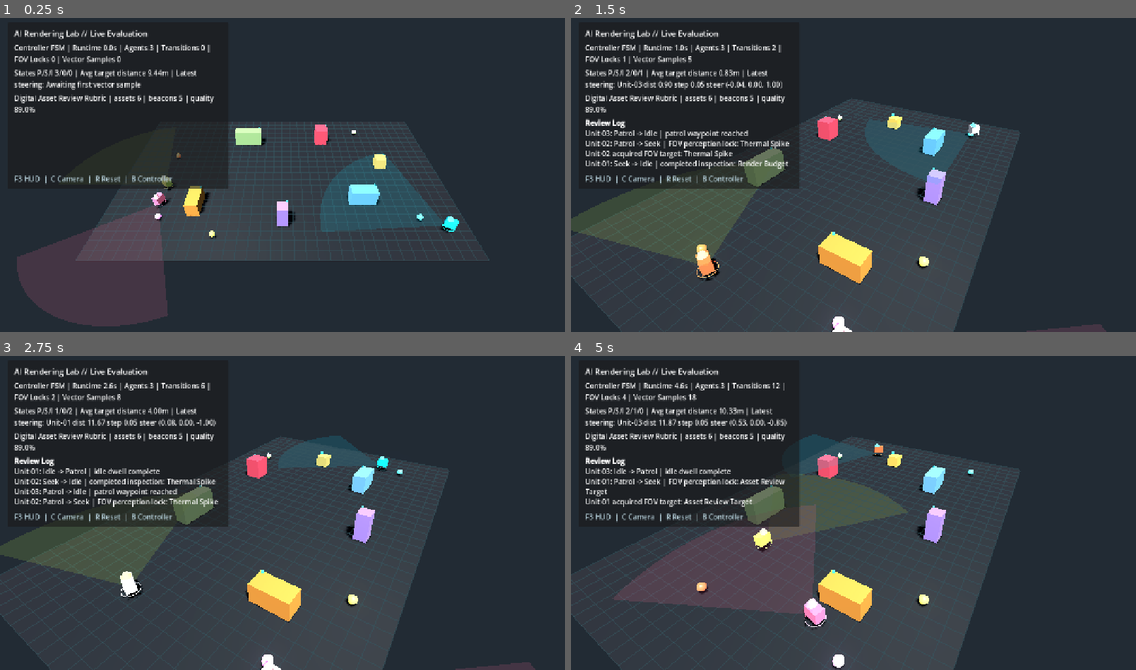
Above: before the commit, frames 1-4 (two rows, left to right).
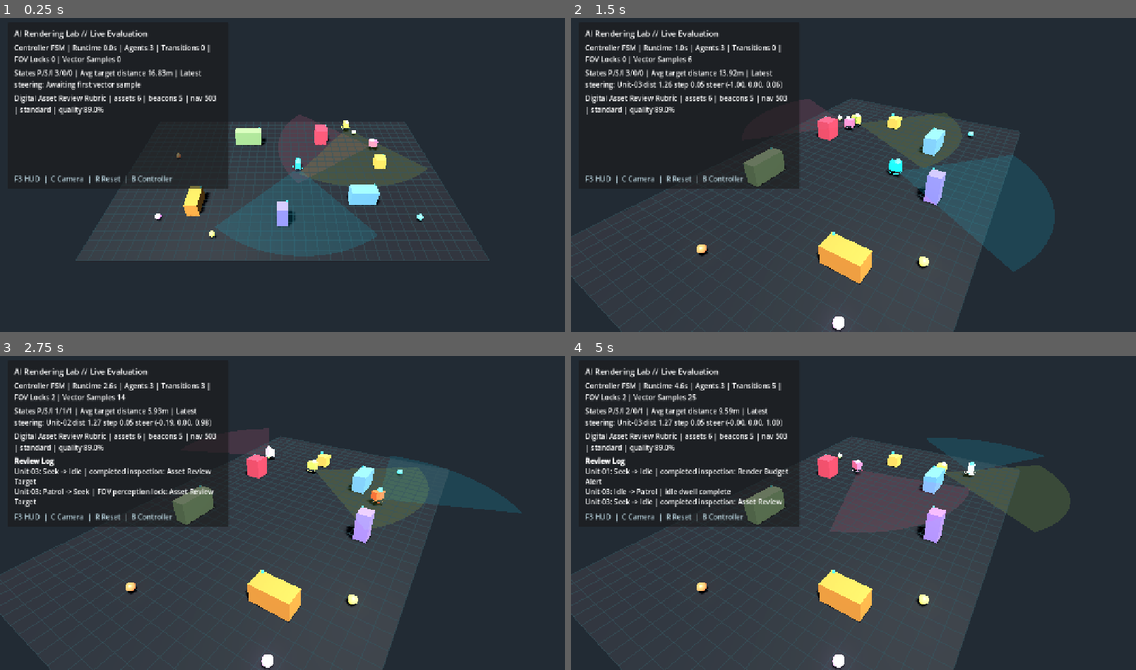
Above: after the commit, the same moments.

Repository: johnnyguy9/Godot-AI-Rendering-Lab
Game: Godot game, scene res://scenes/main.tscn
The game is run twice, just before and just after one commit, with the same random seed, the same clock (stepped at 60 frames per second) and the same inputs.
Inputs (mouse positions are in pixels of both pictures, inside the frame that each line leads up to):
- Up to frame 1 (0.25 s): no input
- Up to frame 2 (1.5 s): tap Enter at 0.5 s; move the mouse to (977, 156) at 0.52 s; hold C (cycle_camera) 0.53-1.25 s; click (977, 156) at 0.67 s; drag from (740, 187) to (825, 237) at 1.27 s
- Up to frame 3 (2.75 s): move the mouse to (339, 440) at 2.02 s; hold Shift from 2.03 s (still down); click (339, 440) at 2.17 s
- Up to frame 4 (5 s): release Shift at 2.75 s; drag from (825, 575) to (684, 462) at 2.77 s; move the mouse to (1023, 560) at 3.52 s; tap Ctrl at 3.6 s; click (1023, 560) at 3.67 s; drag from (684, 462) to (768, 431) at 4.27 s

The runs differ from the first frame. In frame 1, 15% of the frame differs, in the area x 2-82%, y 16-99%; in frame 2, 15%; in frame 3, 11%; in frame 4, 16%, in the area x 2-89%, y 8-88%.

Commit message:
feat: add procedural navmesh path planning

Diff:
--- a/scripts/autonomous_agent.gd
+++ b/scripts/autonomous_agent.gd
@@ -28,6 +28,10 @@
 var active_beacon: Dictionary = {}
 var controller_mode := ControllerMode.FSM
 var behavior_tree := AgentBT.new()
+var navigation_agent: NavigationAgent3D
+var navigation_path := PackedVector3Array()
+var navigation_path_index := 0
+var navigation_goal := Vector3.INF
 
 var patrol_speed := 3.0
 var seek_speed := 4.8
@@ -49,6 +53,7 @@
 	palette = p_palette
 	rng.seed = seed_value
 	_build_visuals()
+	_configure_navigation_agent()
 	global_position = environment.sample_navigable_point(rng, obstacle_clearance)
 	current_target = environment.sample_navigable_point(rng, obstacle_clearance)
 	idle_duration = _next_idle_duration()
@@ -147,7 +152,8 @@
 
 func _steer_toward(target: Vector3, speed: float, delta: float) -> Dictionary:
 	var origin := global_position
-	var target_delta := target - origin
+	var path_target := _navigation_follow_target(target)
+	var target_delta := path_target - origin
 	target_delta.y = 0.0
 	var distance := target_delta.length()
 	var desired := Vector3.ZERO
@@ -171,6 +177,7 @@
 	return {
 		"origin": origin,
 		"target": target,
+		"path_target": path_target,
 		"desired": desired,
 		"avoidance": avoidance,
 		"separation": separation,
@@ -182,6 +189,29 @@
 		"corrected": corrected,
 		"boundary_corrected": boundary_corrected,
 	}
+
+
+func _navigation_follow_target(target: Vector3) -> Vector3:
+	var goal_changed := navigation_goal == Vector3.INF or navigation_goal.distance_to(target) > 0.35
+	if goal_changed or navigation_path.is_empty():
+		navigation_goal = target
+		navigation_path = environment.get_navigation_path(global_position, target)
+		navigation_path_index = 0
+		if navigation_agent:
+			navigation_agent.target_position = target
+
+	while navigation_path_index < navigation_path.size() - 1 and global_position.distance_to(navigation_path[navigation_path_index]) < 0.58:
+		navigation_path_index += 1
+
+	var graph_target := target
+	if not navigation_path.is_empty():
+		graph_target = navigation_path[navigation_path_index]
+
+	if navigation_agent and is_inside_tree():
+		var engine_target := navigation_agent.get_next_path_position()
+		if environment.contains_point(engine_target) and environment.is_navigable(engine_target, 0.2):
+			return graph_target.lerp(engine_target, 0.18)
+	return graph_target
 
 
 func _obstacle_avoidance() -> Vector3:
@@ -349,6 +379,19 @@
 	_update_agent_material()
 
 
+func _configure_navigation_agent() -> void:
+	if navigation_agent != null:
+		return
+
+	navigation_agent = NavigationAgent3D.new()
+	navigation_agent.name = "PathPlanner"
+	navigation_agent.path_desired_distance = 0.55
+	navigation_agent.target_desired_distance = arrival_radius
+	navigation_agent.path_max_distance = 2.6
+	navigation_agent.radius = 0.38
+	add_child(navigation_agent)
+
+
 func _build_fov_mesh() -> ImmediateMesh:
 	var mesh := ImmediateMesh.new()
 	var half_angle := deg_to_rad(fov_degrees * 0.5)
--- a/scripts/debug_hud.gd
+++ b/scripts/debug_hud.gd
@@ -101,10 +101,13 @@
 	var rubric: Dictionary = review.get("rubric", {})
 	var rubric_name := str(rubric.get("name", "Asset Quality Rubric"))
 	var score: float = float(review.get("quality_score", 0.0)) * 100.0
-	asset_label.text = "%s | assets %d | beacons %d | quality %.1f%%" % [
+	var dense_label := "dense" if bool(review.get("dense_preset", false)) else "standard"
+	asset_label.text = "%s | assets %d | beacons %d | nav %d | %s | quality %.1f%%" % [
 		rubric_name,
 		review.get("asset_count", 0),
 		review.get("beacon_count", 0),
+		review.get("nav_cells", 0),
+		dense_label,
 		score,
 	]
 
--- a/scripts/simulation_environment.gd
+++ b/scripts/simulation_environment.gd
@@ -4,23 +4,47 @@
 const FLOOR_EXTENTS := Vector2(17.0, 11.0)
 const WALKABLE_MARGIN := 1.1
 const BEACON_HEIGHT := 0.34
+const NAV_CELL_SIZE := 1.0
 
 var bounds_min := Vector2(-FLOOR_EXTENTS.x + WALKABLE_MARGIN, -FLOOR_EXTENTS.y + WALKABLE_MARGIN)
 var bounds_max := Vector2(FLOOR_EXTENTS.x - WALKABLE_MARGIN, FLOOR_EXTENTS.y - WALKABLE_MARGIN)
 var obstacles: Array[Dictionary] = []
 var beacons: Array[Dictionary] = []
 var asset_quality_score := 0.0
+var dense_preset := false
+var navigation_region: NavigationRegion3D
+var navigation_mesh: NavigationMesh
+var navigation_graph := AStar3D.new()
+var navigation_point_ids: Array[int] = []
+var navigation_point_lookup: Dictionary = {}
 
 
 func _ready() -> void:
+	dense_preset = _has_cli_flag("--dense")
 	_build_floor()
 	_build_grid()
 	_build_digital_assets()
 	_build_sensor_beacons()
+	_bake_navigation_region()
 	asset_quality_score = _calculate_asset_quality_score()
+	if dense_preset:
+		print("[NAV] Dense preset enabled: navmesh contains %d walkable cells around %d assets." % [navigation_point_ids.size(), obstacles.size()])
 
 
 func sample_navigable_point(rng: RandomNumberGenerator, clearance: float = 0.75) -> Vector3:
+	if not navigation_point_ids.is_empty():
+		for graph_attempt in range(64):
+			var point_id: int = navigation_point_ids[rng.randi_range(0, navigation_point_ids.size() - 1)]
+			var graph_point := navigation_graph.get_point_position(point_id)
+			var jitter := Vector3(
+				rng.randf_range(-NAV_CELL_SIZE * 0.32, NAV_CELL_SIZE * 0.32),
+				0.0,
+				rng.randf_range(-NAV_CELL_SIZE * 0.32, NAV_CELL_SIZE * 0.32)
+			)
+			var candidate := Vector3(graph_point.x + jitter.x, BEACON_HEIGHT, graph_point.z + jitter.z)
+			if is_navigable(candidate, clearance):
+				return candidate
+
 	for attempt in range(128):
 		var candidate := Vector3(
 			rng.randf_range(bounds_min.x, bounds_max.x),
@@ -68,6 +92,8 @@
 		"beacon_count": beacons.size(),
 		"quality_score": asset_quality_score,
 		"rubric": _load_review_rubric(),
+		"nav_cells": navigation_point_ids.size(),
+		"dense_preset": dense_preset,
 	}
 
 
@@ -106,6 +132,123 @@
 func calculate_beacon_score(priority: float, distance: float, scan_radius: float, rng: RandomNumberGenerator) -> float:
 	var distance_weight := 1.0 - clampf(distance / scan_radius, 0.0, 1.0)
 	return priority + distance_weight + rng.randf_range(0.0, 0.12)
+
+
+func get_navigation_path(start: Vector3, target: Vector3) -> PackedVector3Array:
+	if navigation_point_ids.is_empty():
+		return PackedVector3Array([clamp_to_bounds(target)])
+
+	var start_id := _nearest_navigation_point_id(start)
+	var target_id := _nearest_navigation_point_id(target)
+	if start_id == -1 or target_id == -1:
+		return PackedVector3Array([clamp_to_bounds(target)])
+
+	var point_ids := navigation_graph.get_id_path(start_id, target_id)
+	var path := PackedVector3Array()
+	for point_id in point_ids:
+		var point := navigation_graph.get_point_position(point_id)
+		path.append(Vector3(point.x, BEACON_HEIGHT, point.z))
+
+	var final_target := clamp_to_bounds(target)
+	if path.is_empty() or path[path.size() - 1].distance_to(final_target) > 0.2:
+		path.append(final_target)
+	return path
+
+
+func get_navigation_point_count() -> int:
+	return navigation_point_ids.size()
+
+
+func _bake_navigation_region() -> void:
+	navigation_graph.clear()
+	navigation_point_ids.clear()
+	navigation_point_lookup.clear()
+
+	navigation_region = NavigationRegion3D.new()
+	navigation_region.name = "ProceduralNavigationRegion"
+	add_child(navigation_region)
+
+	navigation_mesh = NavigationMesh.new()
+	var vertices := PackedVector3Array()
+	var vertex_lookup: Dictionary = {}
+	var polygons: Array[PackedInt32Array] = []
+
+	var x_cells := int(floor((bounds_max.x - bounds_min.x) / NAV_CELL_SIZE))
+	var z_cells := int(floor((bounds_max.y - bounds_min.y) / NAV_CELL_SIZE))
+	for x_index in range(x_cells):
+		for z_index in range(z_cells):
+			var center_2d := Vector2(
+				bounds_min.x + (float(x_index) + 0.5) * NAV_CELL_SIZE,
+				bounds_min.y + (float(z_index) + 0.5) * NAV_CELL_SIZE
+			)
+			var center := Vector3(center_2d.x, BEACON_HEIGHT, center_2d.y)
+			if not is_navigable(center, 0.55):
+				continue
+
+			var polygon := PackedInt32Array([
+				_nav_vertex_index(vertices, vertex_lookup, x_index, z_index),
+				_nav_vertex_index(vertices, vertex_lookup, x_index + 1, z_index),
+				_nav_vertex_index(vertices, vertex_lookup, x_index + 1, z_index + 1),
+				_nav_vertex_index(vertices, vertex_lookup, x_index, z_index + 1),
+			])
+			polygons.append(polygon)
+
+			var point_id := x_index * 1000 + z_index
+			navigation_graph.add_point(point_id, center)
+			navigation_point_ids.append(point_id)
+			navigation_point_lookup[_nav_key(x_index, z_index)] = point_id
+
+	navigation_mesh.set_vertices(vertices)
+	for polygon in polygons:
+		navigation_mesh.add_polygon(polygon)
+	navigation_region.navigation_mesh = navigation_mesh
+
+	for key in navigation_point_lookup.keys():
+		var parts := String(key).split(":")
+		var x_index := int(parts[0])
+		var z_index := int(parts[1])
+		var point_id: int = navigation_point_lookup[key]
+		for offset in [Vector2i(1, 0), Vector2i(0, 1)]:
+			var neighbor_key := _nav_key(x_index + offset.x, z_index + offset.y)
+			if navigation_point_lookup.has(neighbor_key):
+				navigation_graph.connect_points(point_id, int(navigation_point_lookup[neighbor_key]), true)
+
+
+func _nav_vertex_index(vertices: PackedVector3Array, vertex_lookup: Dictionary, x_index: int, z_index: int) -> int:
+	var key := _nav_key(x_index, z_index)
+	if vertex_lookup.has(key):
+		return int(vertex_lookup[key])
+
+	var vertex := Vector3(
+		bounds_min.x + float(x_index) * NAV_CELL_SIZE,
+		0.02,
+		bounds_min.y + float(z_index) * NAV_CELL_SIZE
+	)
+	var index := vertices.size()
+	vertices.append(vertex)
+	vertex_lookup[key] = index
+	return index
+
+
+func _nearest_navigation_point_id(point: Vector3) -> int:
+	var best_id := -1
+	var best_distance := INF
+	var flat_point := Vector3(point.x, BEACON_HEIGHT, point.z)
+	for point_id in navigation_point_ids:
+		var candidate := navigation_graph.get_point_position(point_id)
+		var distance := flat_point.distance_squared_to(candidate)
+		if distance < best_distance:
+			best_distance = distance
+			best_id = point_id
+	return best_id
+
+
+func _nav_key(x_index: int, z_index: int) -> String:
+	return "%d:%d" % [x_index, z_index]
+
+
+func _has_cli_flag(flag: String) -> bool:
+	return OS.get_cmdline_args().has(flag) or OS.get_cmdline_user_args().has(flag)
 
 
 func _process(delta: float) -> void:
@@ -160,6 +303,11 @@
 	_add_asset("render_node", "Render Node", Vector3(4.8, 0.95, -6.2), Vector3(1.45, 1.9, 1.45), Color(0.88, 0.30, 0.38), 1.55, 0.94)
 	_add_asset("sensor_tower", "Sensor Tower", Vector3(0.0, 1.12, 6.9), Vector3(1.0, 2.25, 1.0), Color(0.62, 0.50, 0.96), 1.4, 0.90)
 	_add_asset("lighting_probe", "Lighting Probe", Vector3(11.0, 0.55, -1.4), Vector3(1.15, 1.1, 1.15), Color(0.98, 0.80, 0.36), 1.25, 0.84)
+	if dense_preset:
+		_add_asset("dense_left_gate", "Dense Left Gate", Vector3(-1.9, 0.72, 1.2), Vector3(1.2, 1.45, 4.6), Color(0.30, 0.62, 0.88), 1.35, 0.86)
+		_add_asset("dense_right_gate", "Dense Right Gate", Vector3(1.9, 0.72, 1.2), Vector3(1.2, 1.45, 4.6), Color(0.30, 0.62, 0.88), 1.35, 0.86)
+		_add_asset("dense_offset_rack", "Dense Offset Rack", Vector3(-6.7, 0.82, 0.9), Vector3(1.6, 1.64, 3.8), Color(0.70, 0.55, 0.88), 1.45, 0.84)
+		_add_asset("dense_budget_wall", "Dense Budget Wall", Vector3(6.5, 0.78, -1.6), Vector3(1.4, 1.56, 3.6), Color(0.92, 0.48, 0.34), 1.38, 0.83)
 
 
 func _add_asset(id: String, label: String, position: Vector3, size: Vector3, color: Color, radius: float, review_score: float) -> void:
--- a/tests/unit/test_behavior_tree.gd
+++ b/tests/unit/test_behavior_tree.gd
@@ -8,6 +8,8 @@
 	var environment := SimulationEnvironment.new()
 	add_child_autofree(environment)
 	environment.obstacles = []
+	environment.navigation_graph.clear()
+	environment.navigation_point_ids.clear()
 	environment.beacons = [{
 		"id": "front_target",
 		"name": "Front Target",
--- a/tests/unit/test_fsm.gd
+++ b/tests/unit/test_fsm.gd
@@ -9,6 +9,8 @@
 	add_child_autofree(environment)
 	environment.obstacles = []
 	environment.beacons = []
+	environment.navigation_graph.clear()
+	environment.navigation_point_ids.clear()
 	environment.bounds_min = Vector2(-12.0, -12.0)
 	environment.bounds_max = Vector2(12.0, 12.0)
 	return environment
--- /dev/null
+++ b/tests/unit/test_navigation_mesh.gd
@@ -0,0 +1,24 @@
+extends GutTest
+
+const SimulationEnvironment := preload("res://scripts/simulation_environment.gd")
+
+
+func test_environment_bakes_walkable_navigation_cells() -> void:
+	var environment := SimulationEnvironment.new()
+	add_child_autofree(environment)
+
+	assert_gt(environment.get_navigation_point_count(), 100, "Procedural navmesh should expose a meaningful walkable graph.")
+	assert_true(environment.navigation_region is NavigationRegion3D)
+	assert_gt(environment.navigation_mesh.get_polygon_count(), 100, "NavigationRegion3D should own baked quad polygons.")
+
+
+func test_navigation_path_routes_through_walkable_points() -> void:
+	var environment := SimulationEnvironment.new()
+	add_child_autofree(environment)
+
+	var path := environment.get_navigation_path(Vector3(-14.0, 0.34, -8.0), Vector3(14.0, 0.34, 8.0))
+
+	assert_gt(path.size(), 2, "Long-distance route should be decomposed into path-following waypoints.")
+	for point in path:
+		assert_true(environment.contains_point(point), "Path point should stay inside world bounds.")
+		assert_true(environment.is_navigable(point, 0.2), "Path point should avoid asset clearance.")
Binary file changed: media/hero.png
Binary file changed: media/patrol-seek.gif
Not shown, added: tests/unit/test_behavior_tree.gd.uid
